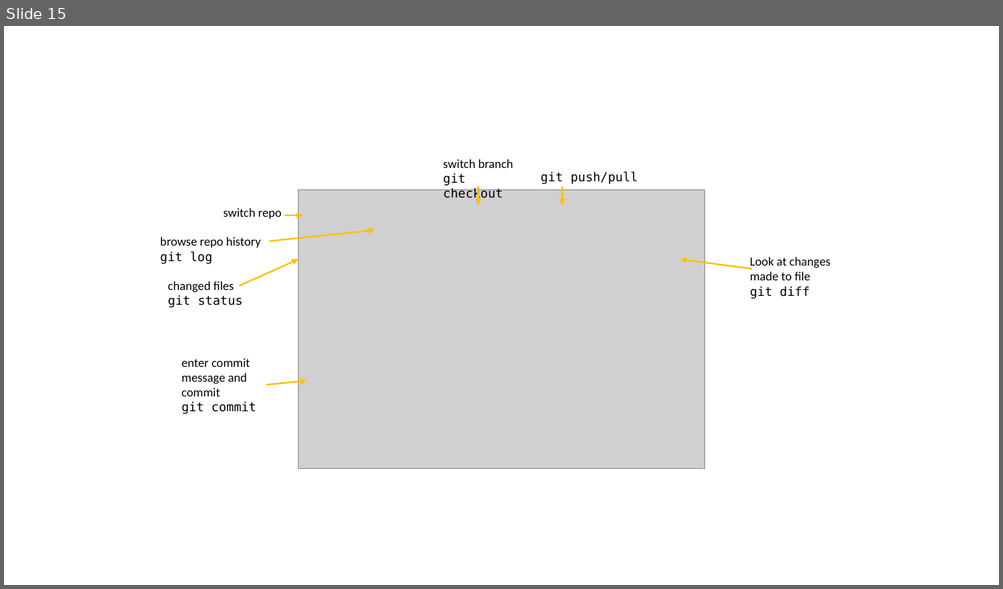
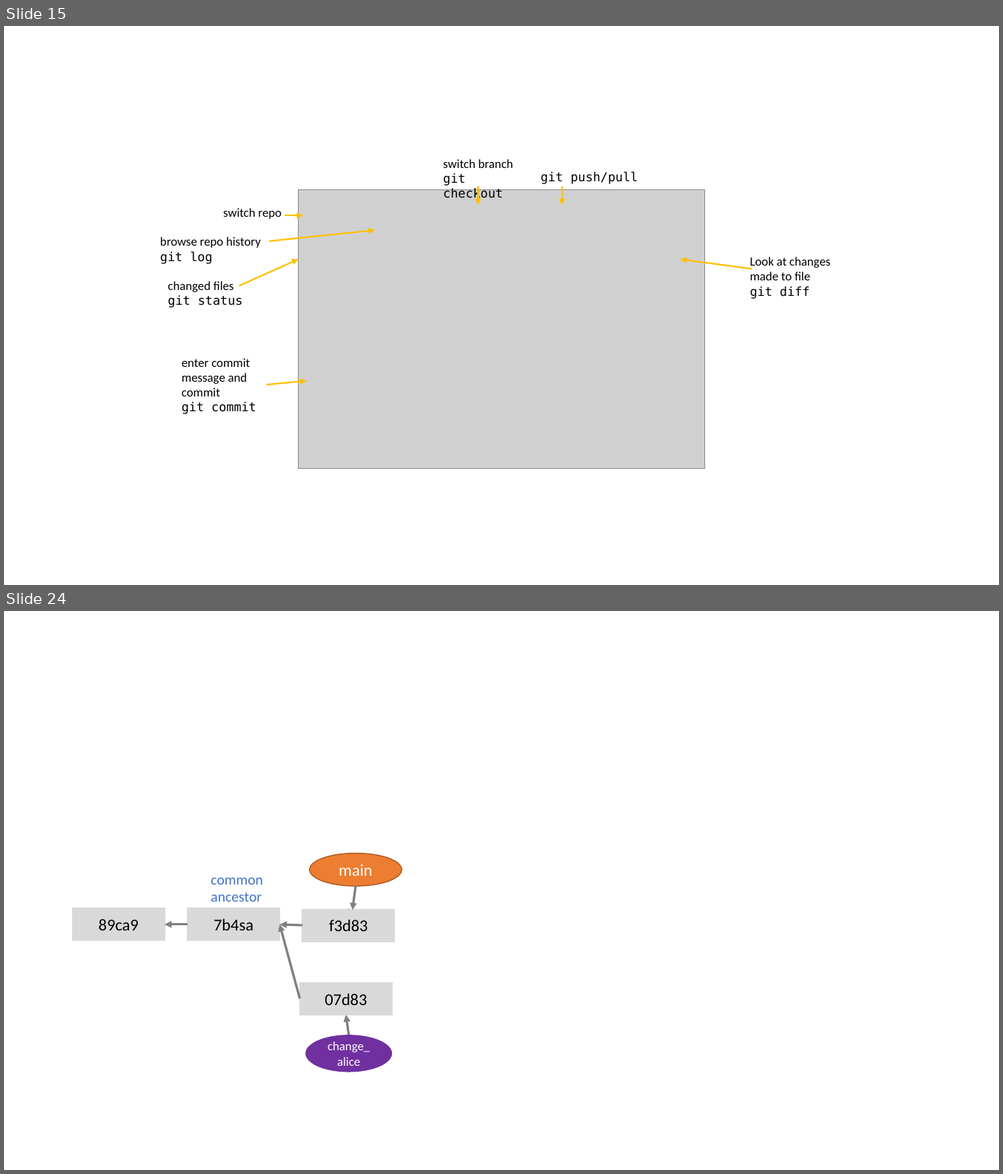
Before and after one commit to selinaZitrone/get-started-with-git, a slide deck: slides/img/images.pptx. Shown one above the other, each under a label of ours: slide 15 before the commit, slides 15 and 24 after it; the slides between them are not shown. The pictures are 1003x589 and 1003x1174 pixels, drawn with LibreOffice and Linux fonts; fonts in the diff are those of the drawing; grey boxes stand for pictures. Boxes give left, top, right and bottom in pixels: in the first picture for what was removed or moved away, otherwise in the second. Text is boxed around its words. In the diff, an @@ line names an element or a change of style, - is before the commit and + after.

```diff
--- a/slides/img/images.pptx
+++ b/slides/img/images.pptx
@@ slide 24 added at (x1=4, y1=611, x2=999, y2=1170), background #FFFFFF @@
@@ group added at (x1=73, y1=836, x2=460, y2=1073): 6 rectangles, 6 arrows, 2 ellipses, 1 text @@
+89ca9
+7b4sa
+f3d83
+change_alice
+07d83
+common ancestor
+main
```
Also in this commit, not shown: 8 slides changed, 3 other slides added, 18 other files.
